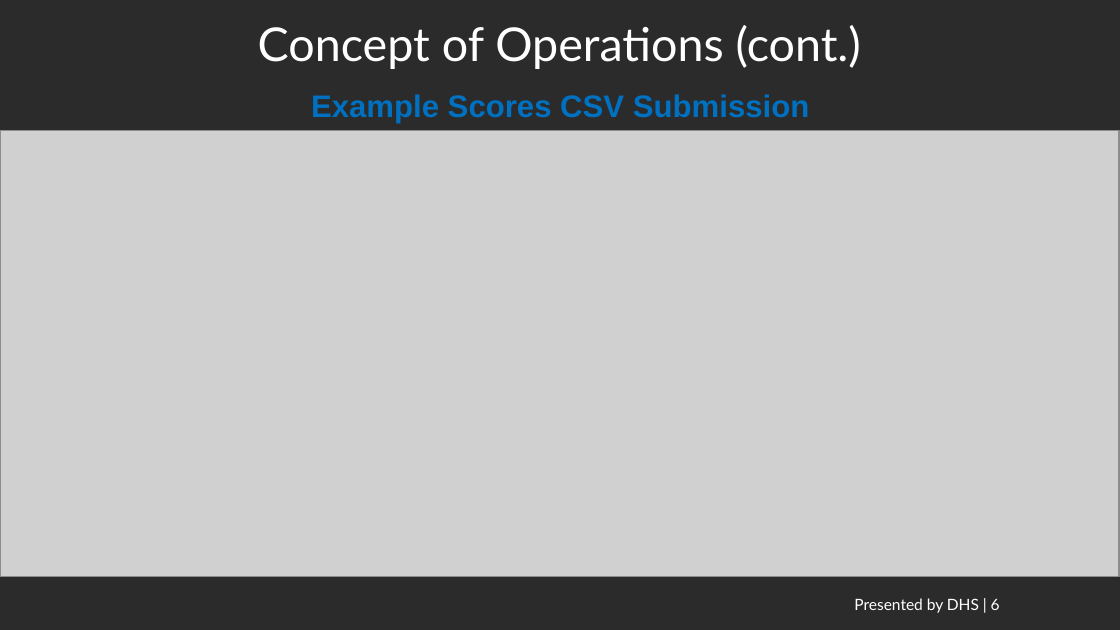
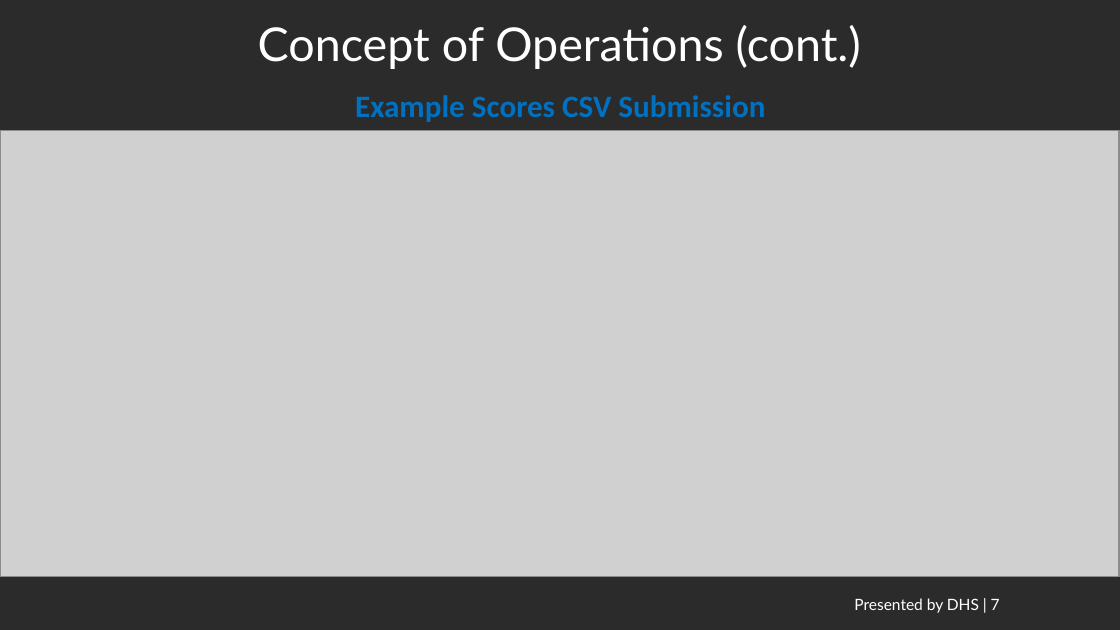
Before and after one commit to ethanmoscot/gao-ai, a slide deck: slide 7 of doc/gao_ai_proposal.pptx (slide 6 before the commit). Drawn at 1120x630 pixels with LibreOffice and Linux fonts; fonts in the diff are those of the drawing; grey boxes stand for pictures; background and template pictures are left out; a plain dark background stands for a picture behind light text. Boxes give left, top, right and bottom in pixels: in the first picture for what was removed or moved away, otherwise in the second. Text is boxed around its words. In the diff, an @@ line names an element or a change of style, - is before the commit and + after.

```diff
--- a/doc/gao_ai_proposal.pptx
+++ b/doc/gao_ai_proposal.pptx
@@ text "Example Scores CSV Submission" at [355, 95, 765, 122]: font Arial to Calibri @@
@@ text at [854, 598, 1000, 613]: text changed @@
-Presented by DHS | 6
+Presented by DHS | 7
```
Also in this commit, not shown: 6 other slides changed, 2 slides added, 1 slide removed.
